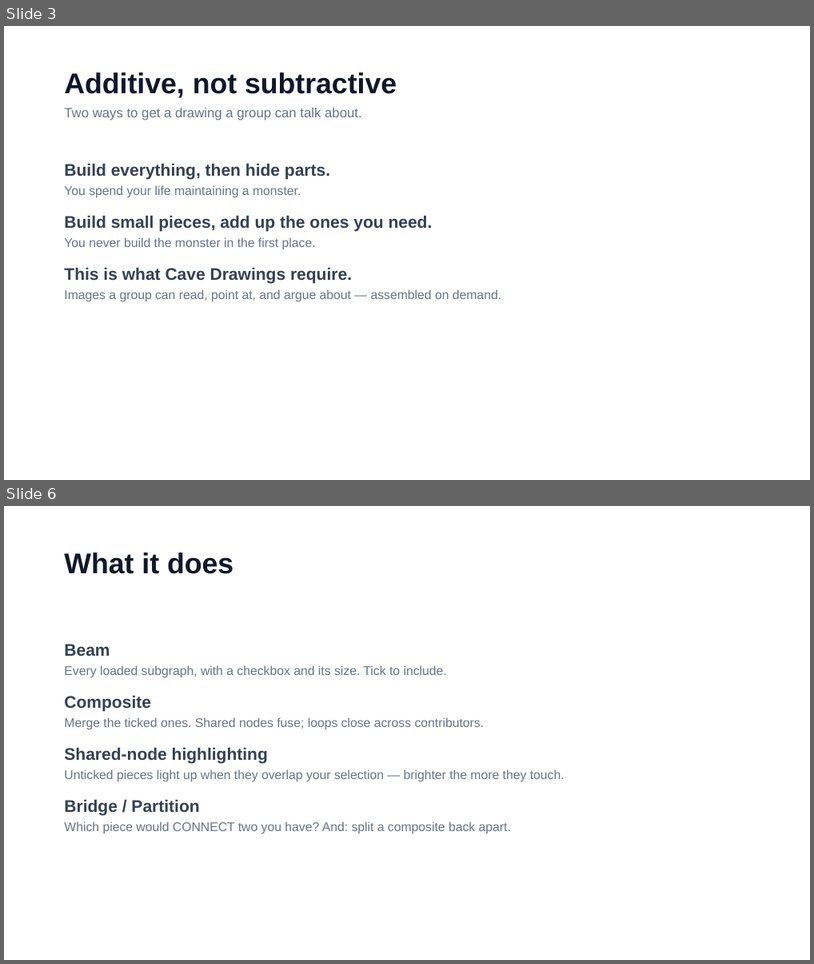
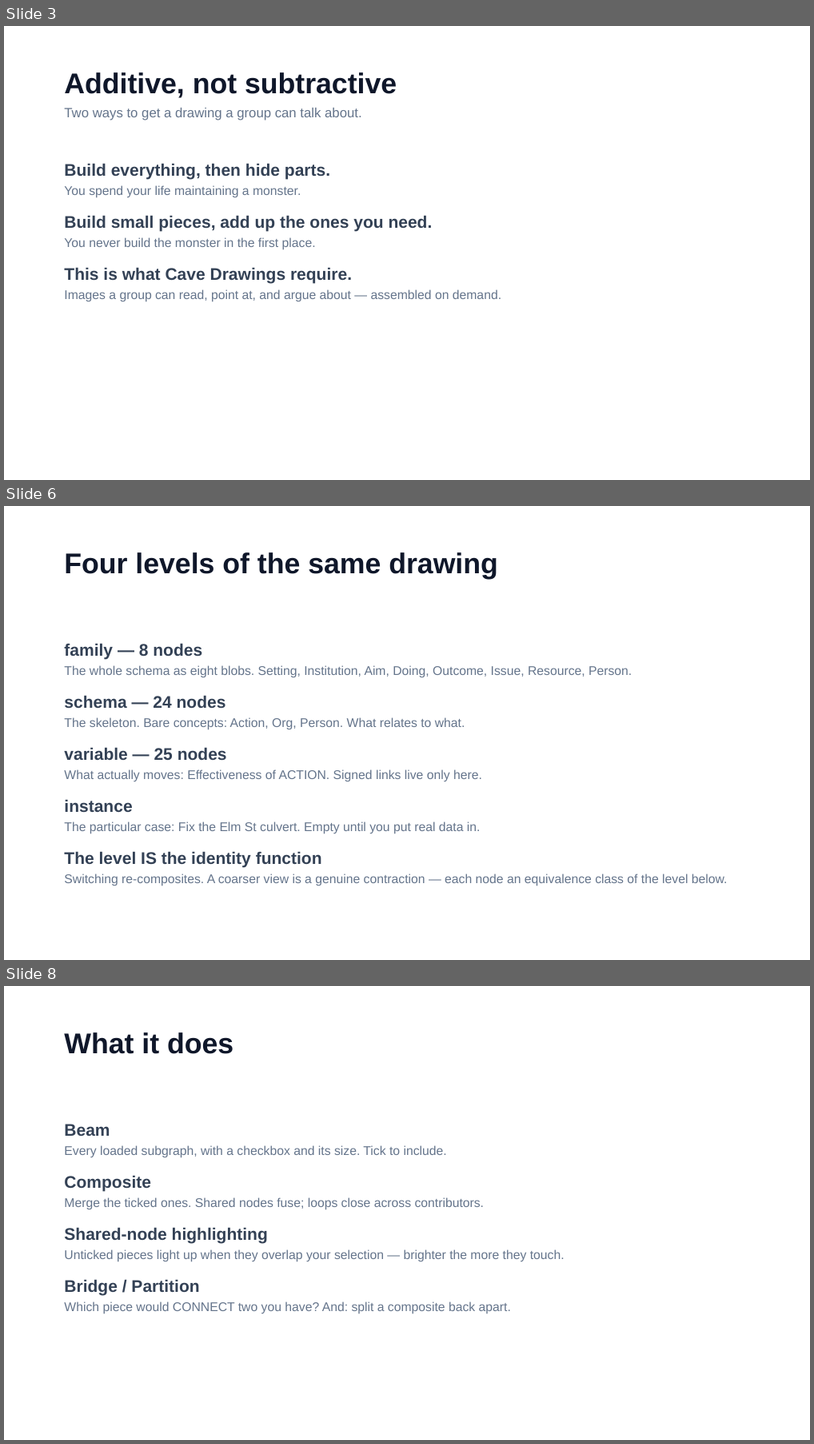
Before and after one commit to marpie1/rcn, a slide deck: tools/rcn-graph-composer-intro.pptx. Shown one above the other, each under a label of ours: slides 3 and 6 before the commit, slides 3, 6 and 8 after it; the slides between them are not shown. The pictures are 814x964 and 814x1444 pixels, drawn with LibreOffice and Linux fonts; fonts in the diff are those of the drawing. Boxes give left, top, right and bottom in pixels: in the first picture for what was removed or moved away, otherwise in the second. Text is boxed around its words. In the diff, an @@ line names an element or a change of style, - is before the commit and + after.

```diff
--- a/tools/rcn-graph-composer-intro.pptx
+++ b/tools/rcn-graph-composer-intro.pptx
@@ slide 6 added at [4,506,810,960], background #FFFFFF @@
@@ text added at [64,552,498,579], 34 pt, text #0F172A, bold @@
+Four levels of the same drawing
@@ text added at [64,643,728,886], 15 pt, text #64748B @@
+family — 8 nodes
+The whole schema as eight blobs. Setting, Institution, Aim, Doing, Outcome, Issue, Resource, Person.
+schema — 24 nodes
+The skeleton. Bare concepts: Action, Org, Person. What relates to what.
+variable — 25 nodes
+What actually moves: Effectiveness of ACTION. Signed links live only here.
+instance
+The particular case: Fix the Elm St culvert. Empty until you put real data in.
+The level IS the identity function
+Switching re-composites. A coarser view is a genuine contraction — each node an equivalence class of the level below.
@@ what was slide 6 is now slide 8 @@
```
Also in this commit, not shown: 3 slides changed, 1 other slide added, 3 other files.
